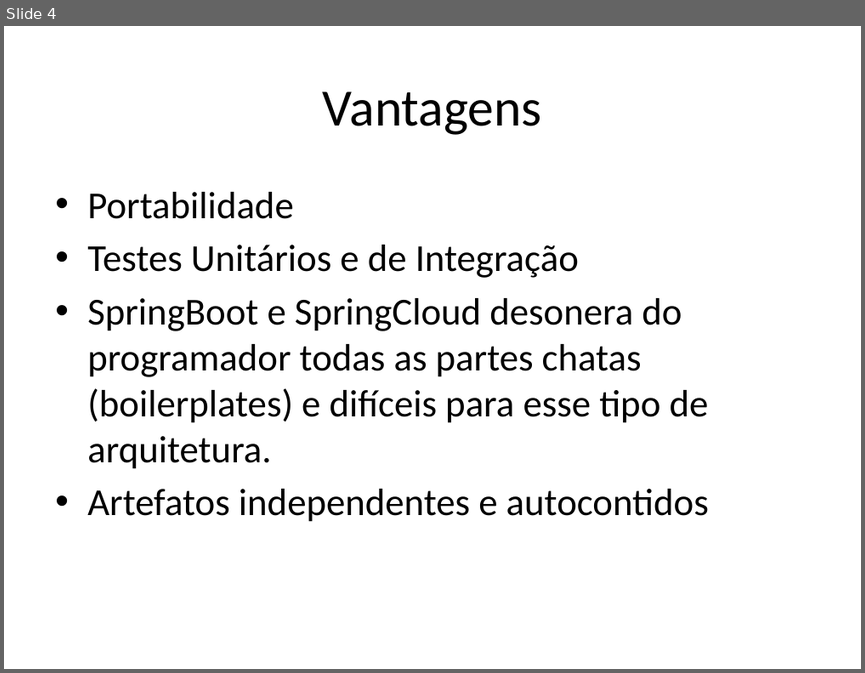
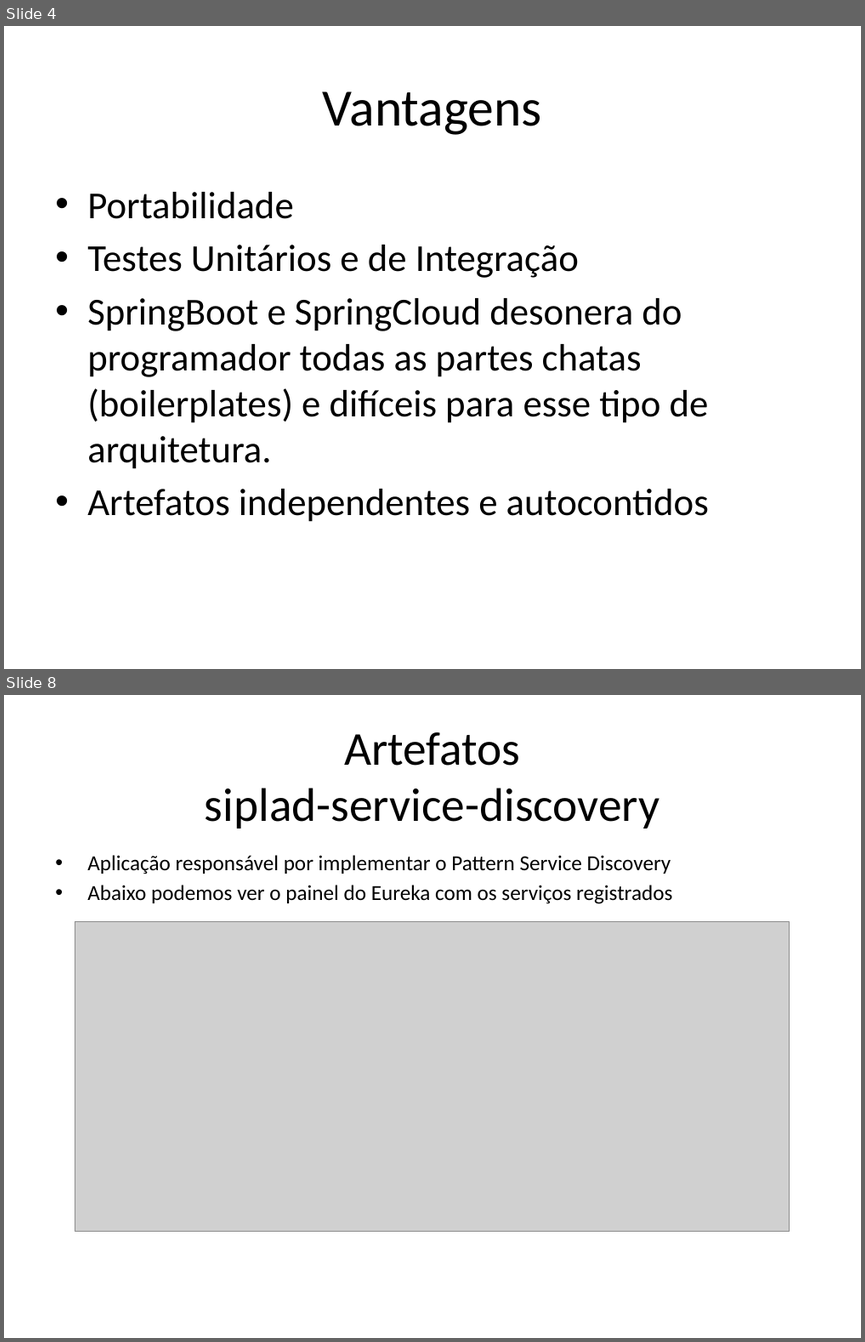
Before and after one commit to MarcelloTinoco/arquitetura-software, a slide deck: Arquitetura Siplad V3.pptx. Shown one above the other, each under a label of ours: slide 4 before the commit, slides 4 and 8 after it; the slides between them are not shown. The pictures are 865x673 and 865x1342 pixels, drawn with LibreOffice and Linux fonts; fonts in the diff are those of the drawing; grey boxes stand for pictures. Boxes give left, top, right and bottom in pixels: in the first picture for what was removed or moved away, otherwise in the second. Text is boxed around its words. In the diff, an @@ line names an element or a change of style, - is before the commit and + after.

Commit message:
1 - Refactory no artefato siplad-gateway, para importar o artefato siplad-service-core. 2 - Incremento no Power Point da Arquitetura Siplad V3

```diff
--- a/Arquitetura Siplad V3.pptx
+++ b/Arquitetura Siplad V3.pptx
@@ slide 8 added at [4, 695, 861, 1338], background #FFFFFF @@
@@ title added at [205, 732, 660, 828], 39.6 pt, text #000000 @@
+Artefatos
+siplad-service-discovery
@@ text added at [87, 855, 672, 904], 18 pt, text #000000 @@
+• Aplicação responsável por implementar o Pattern Service Discovery
+• Abaixo podemos ver o painel do Eureka com os serviços registrados
@@ picture added at [75, 922, 789, 1231] @@
```
Also in this commit, not shown: 1 slide changed, 8 other slides added, 33 other files.
